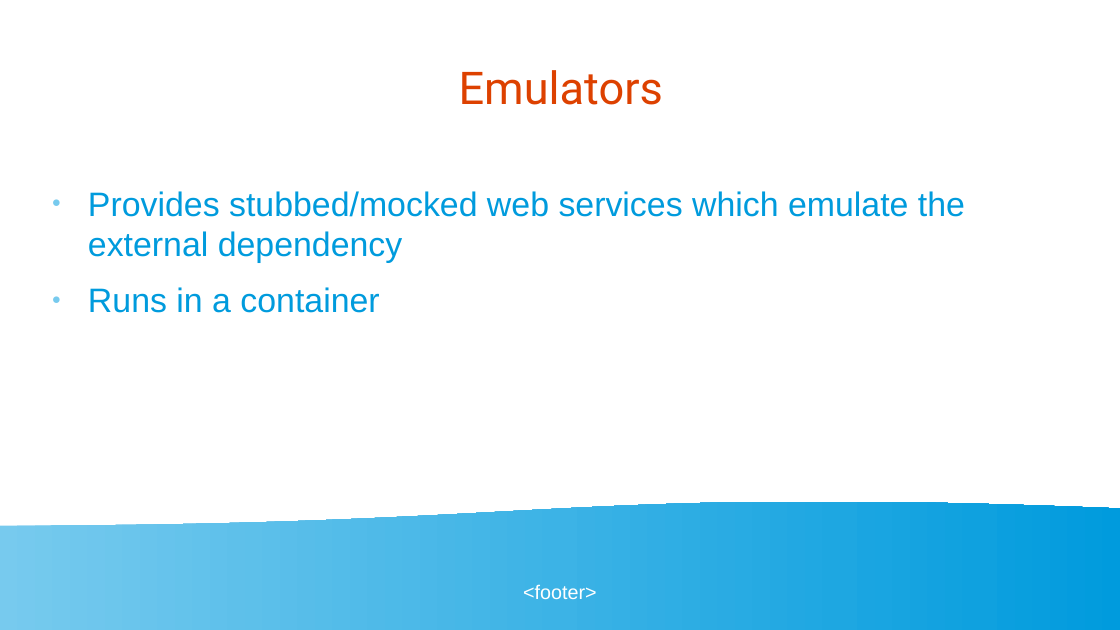
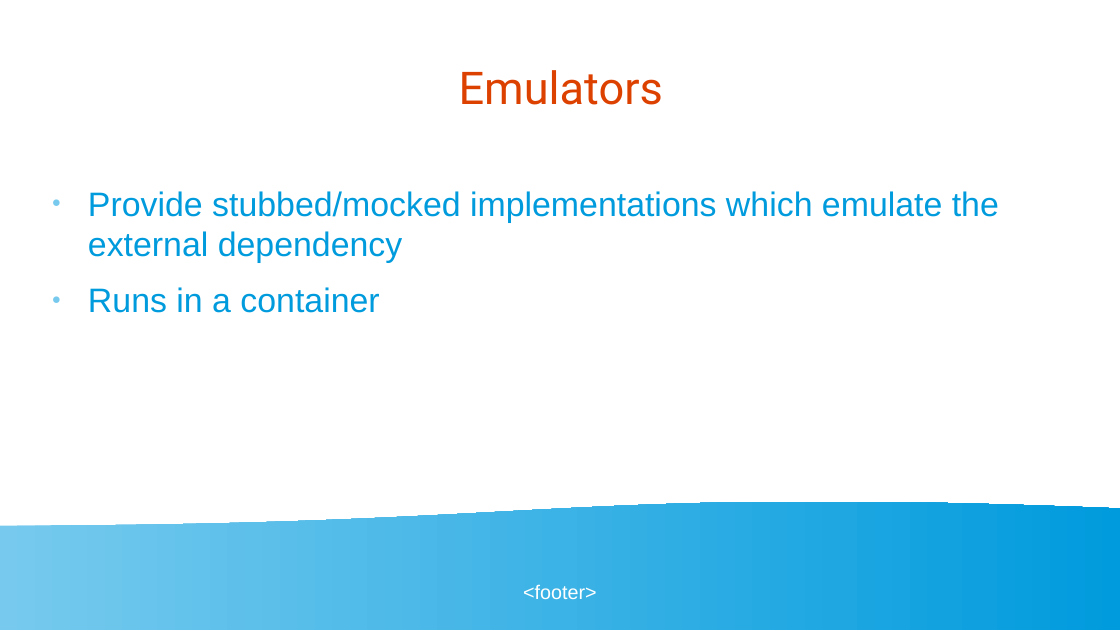
Before and after one commit to golangbot/gophercon-uk-2025-talk, a slide deck: slide 22 of Presentation.odp. Drawn at 1120x630 pixels with LibreOffice and Linux fonts; fonts in the diff are those of the drawing. Boxes give left, top, right and bottom in pixels: in the first picture for what was removed or moved away, otherwise in the second. Text is boxed around its words. In the diff, an @@ line names an element or a change of style, - is before the commit and + after.

```diff
--- a/Presentation.odp
+++ b/Presentation.odp
@@ text at bbox=[88, 191, 999, 263]: text changed @@
-● Provides stubbed/mocked web services which emulate the external dependency
+● Provide stubbed/mocked implementations which emulate the external dependency
```
Also in this commit, not shown: 6 other slides changed, 2 other files.
